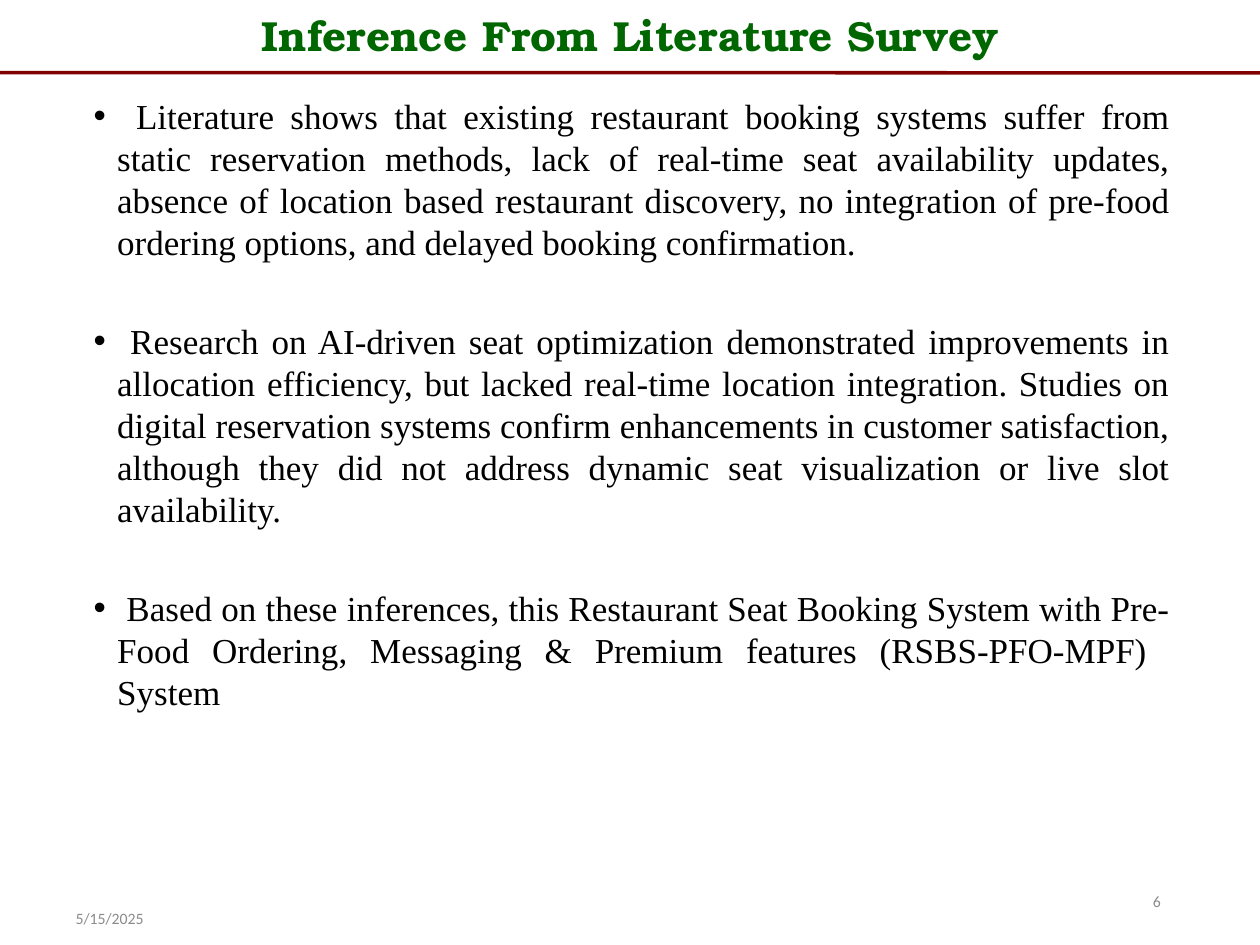
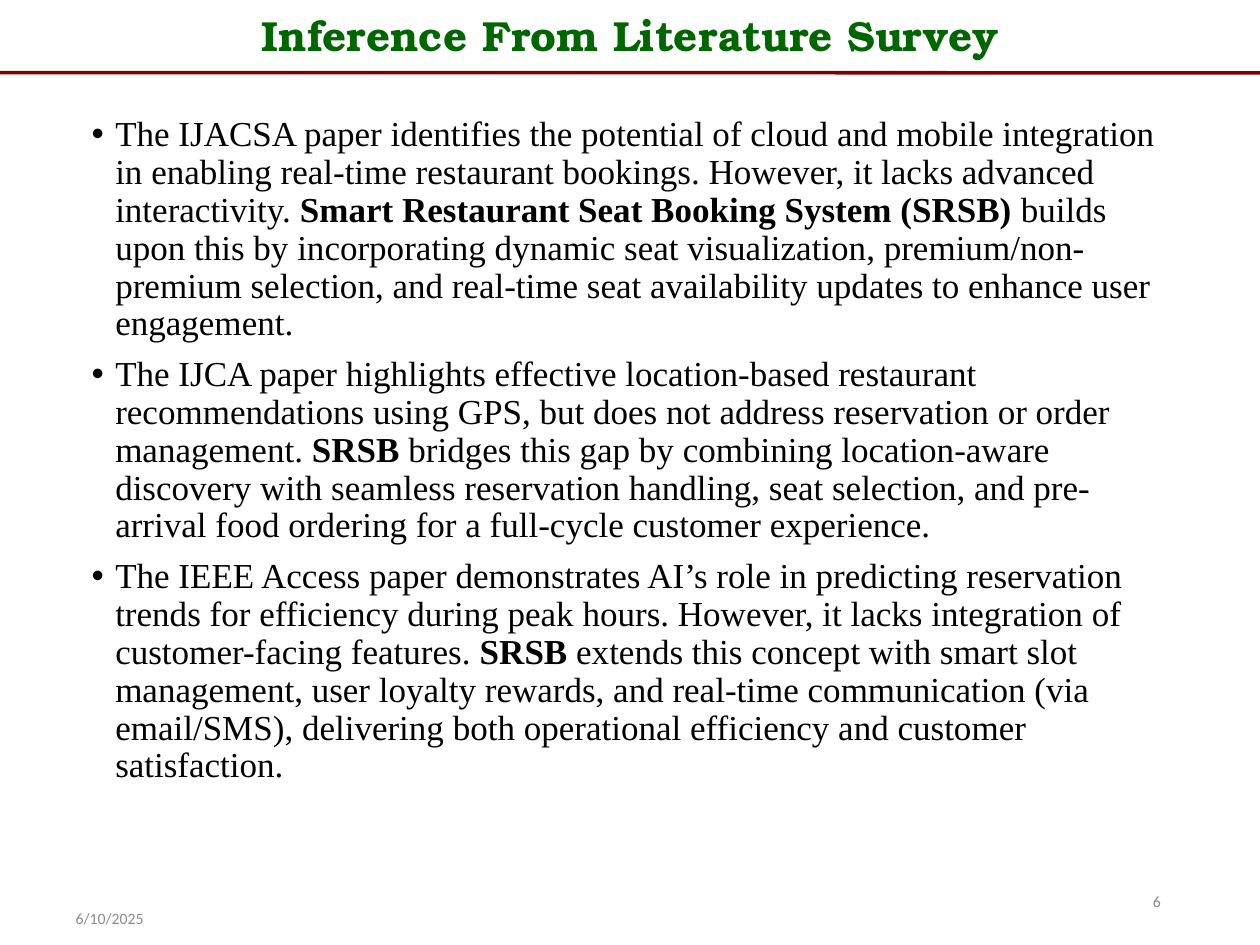
Before and after one commit to Selva563-1gitu/seat-booking-system, a slide deck: slide 6 of se-lab-ppt.pptx. Drawn at 1260x945 pixels with LibreOffice and Linux fonts; fonts in the diff are those of the drawing. Boxes give left, top, right and bottom in pixels: in the first picture for what was removed or moved away, otherwise in the second. Text is boxed around its words. In the diff, an @@ line names an element or a change of style, - is before the commit and + after.

```diff
--- a/se-lab-ppt.pptx
+++ b/se-lab-ppt.pptx
@@ text at (115,121,1154,778): text changed @@
-• Literature shows that existing restaurant booking systems suffer from static reservation methods, lack of real-time seat availability updates, absence of location based restaurant discovery, no integration of pre-food ordering options, and delayed booking confirmation.
-• Research on AI-driven seat optimization demonstrated improvements in allocation efficiency, but lacked real-time location integration. Studies on digital reservation systems confirm enhancements in customer satisfaction, although they did not address dynamic seat visualization or live slot availability.
-• Based on these inferences, this Restaurant Seat Booking System with Pre-Food Ordering, Messaging & Premium features (RSBS-PFO-MPF) System
+• The IJACSA paper identifies the potential of cloud and mobile integration in enabling real-time restaurant bookings. However, it lacks advanced interactivity. Smart Restaurant Seat Booking System (SRSB) builds upon this by incorporating dynamic seat visualization, premium/non-premium selection, and real-time seat availability updates to enhance user engagement.
+• The IJCA paper highlights effective location-based restaurant recommendations using GPS, but does not address reservation or order management. SRSB bridges this gap by combining location-aware discovery with seamless reservation handling, seat selection, and pre-arrival food ordering for a full-cycle customer experience.
+• The IEEE Access paper demonstrates AI’s role in predicting reservation trends for efficiency during peak hours. However, it lacks integration of customer-facing features. SRSB extends this concept with smart slot management, user loyalty rewards, and real-time communication (via email/SMS), delivering both operational efficiency and customer satisfaction.
@@ text at (76,913,144,925): text changed @@
-5/15/2025
+6/10/2025
```
Also in this commit, not shown: 17 other slides changed, 3 other files.
